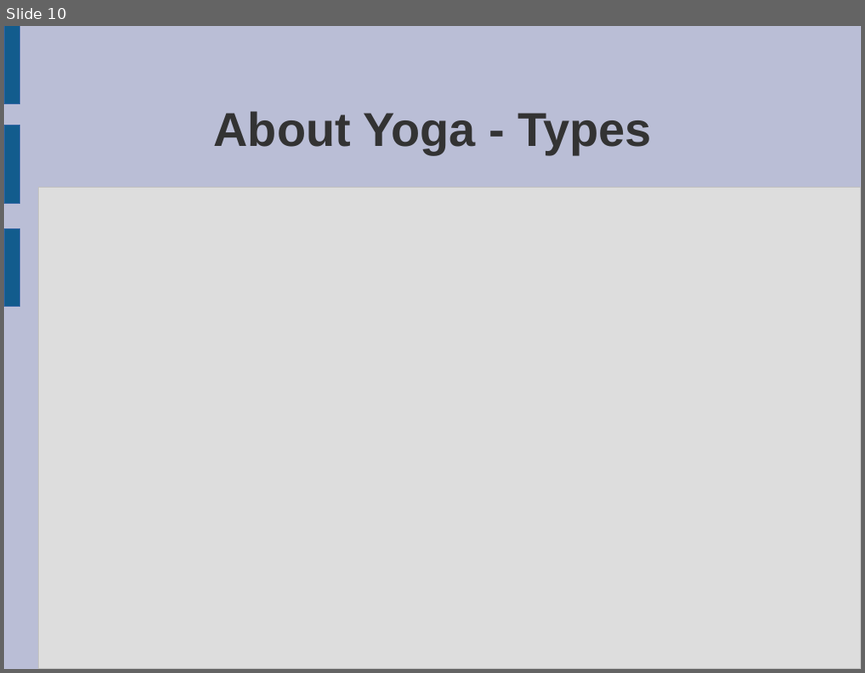
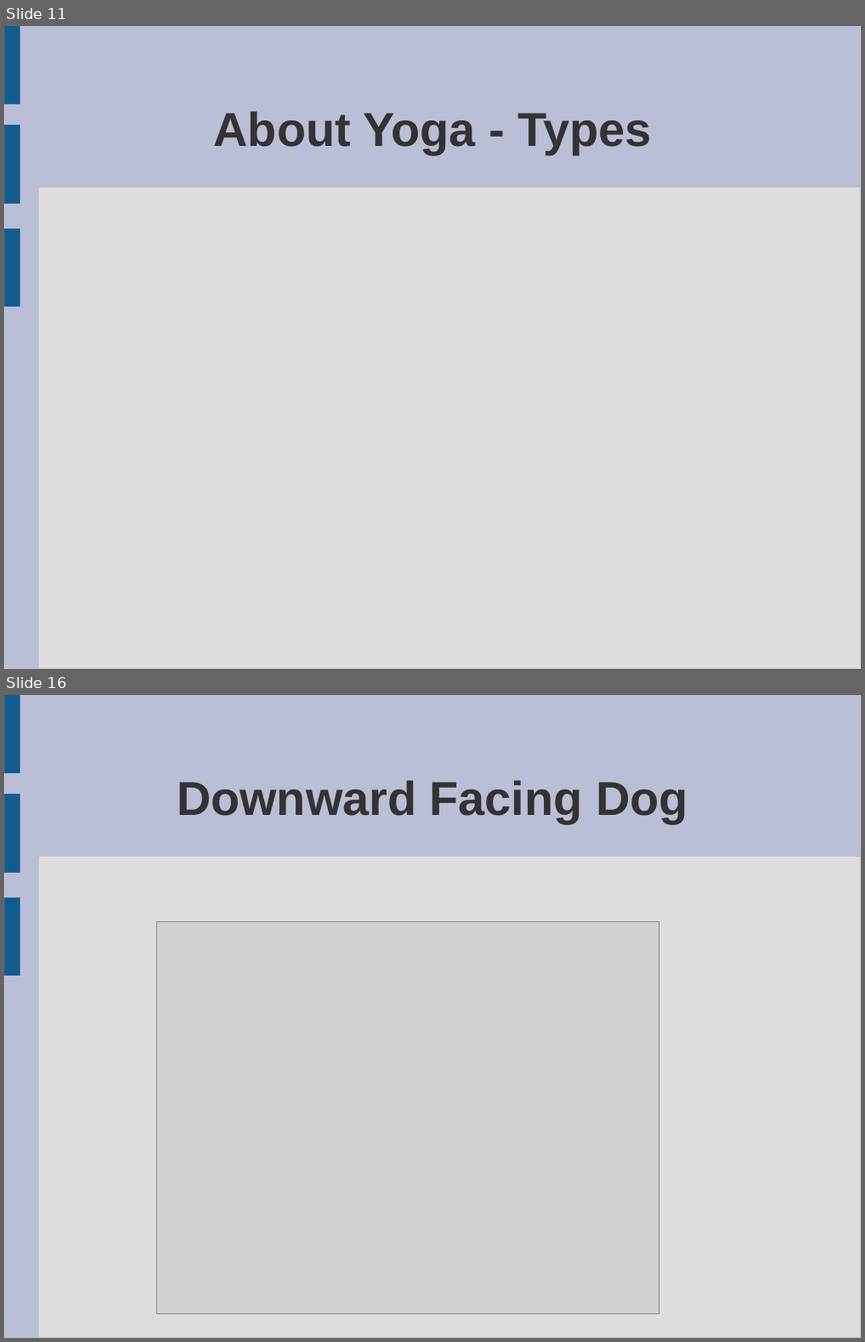
Before and after one commit to peterborkuti/english, a slide deck: yoga_01.odp. Shown one above the other, each under a label of ours: slide 10 before the commit, slides 11 and 16 after it; the slides between them are not shown. The pictures are 865x673 and 865x1342 pixels, drawn with LibreOffice and Linux fonts; fonts in the diff are those of the drawing; grey boxes stand for pictures. Boxes give left, top, right and bottom in pixels: in the first picture for what was removed or moved away, otherwise in the second. Text is boxed around its words. In the diff, an @@ line names an element or a change of style, - is before the commit and + after.

```diff
--- a/yoga_01.odp
+++ b/yoga_01.odp
@@ slide 16 added at box(4, 695, 861, 1338), background #BABED6; not listed: 4 template elements that a slide beside it also shows @@
@@ title added at box(177, 780, 687, 823), 44 pt, text #333333, bold @@
+Downward Facing Dog
@@ picture added at box(157, 921, 659, 1313) @@
@@ what was slide 10 is now slide 11 @@
```
Also in this commit, not shown: 1 slide changed, 21 other slides added, 1 slide removed.
